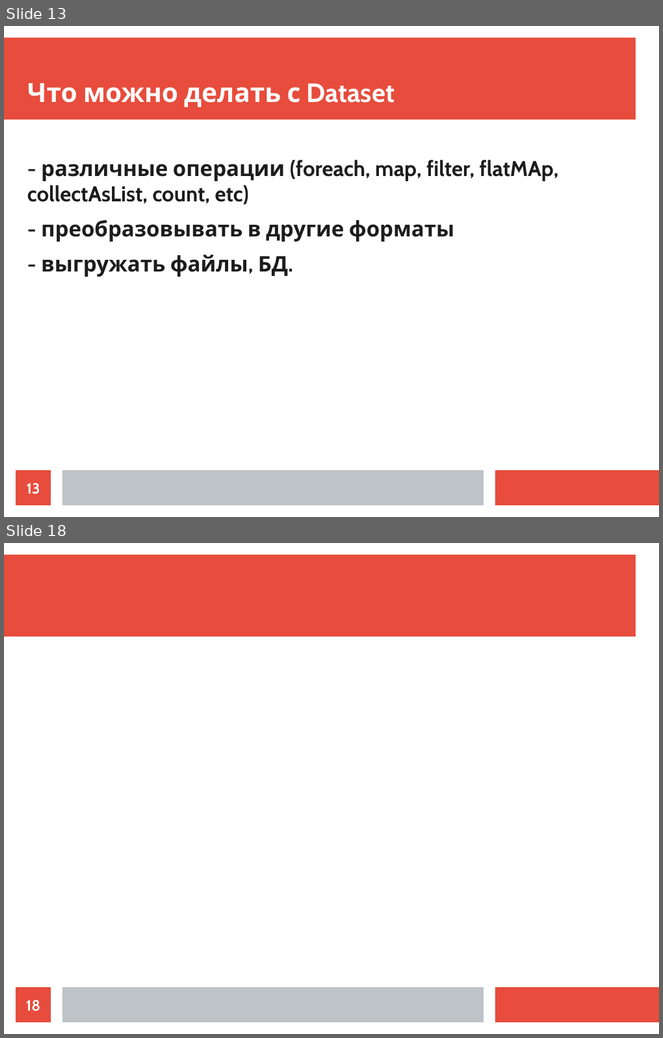
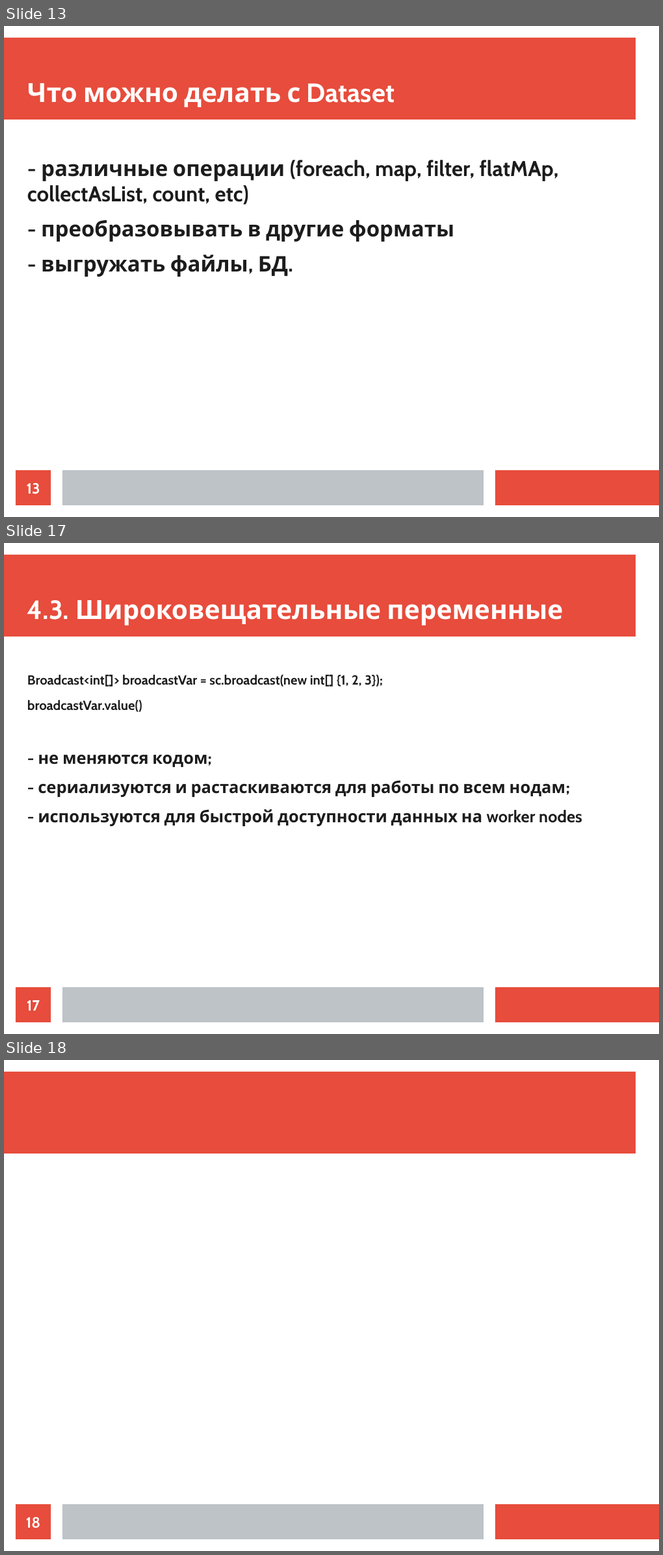
Before and after one commit to ilya1st/spark-samples, a slide deck: report_plan/report.odp. Shown one above the other, each under a label of ours: slides 13 and 18 before the commit, slides 13, 17 and 18 after it; the slides between them are not shown. The pictures are 663x1038 and 663x1555 pixels, drawn with LibreOffice and Linux fonts; fonts in the diff are those of the drawing. Boxes give left, top, right and bottom in pixels: in the first picture for what was removed or moved away, otherwise in the second. Text is boxed around its words. In the diff, an @@ line names an element or a change of style, - is before the commit and + after.

Commit message:
broadcast variables in presentation

```diff
--- a/report_plan/report.odp
+++ b/report_plan/report.odp
@@ slide 17 added at <box>4,543,659,1034</box>, background #FFFFFF; not listed: 3 template elements that a slide beside it also shows @@
@@ title added at <box>27,600,563,626</box>, 32 pt, text #FFFFFF, bold @@
+4.3. Широковещательные переменные
@@ text added at <box>27,674,582,826</box>, 20 pt, text #1C1C1C, bold @@
+Broadcast<int[]> broadcastVar = sc.broadcast(new int[] {1, 2, 3});
+broadcastVar.value()
+- не меняются кодом;
+- сериализуются и растаскиваются для работы по всем нодам;
+- используются для быстрой доступности данных на worker nodes
@@ page number added at <box>16,988,51,1023</box>, fill #E74C3C, 18 pt, text #FFFFFF, bold @@
+17
```
Also in this commit, not shown: 3 slides changed, 2 other slides added, 3 slides removed, 2 other files.
